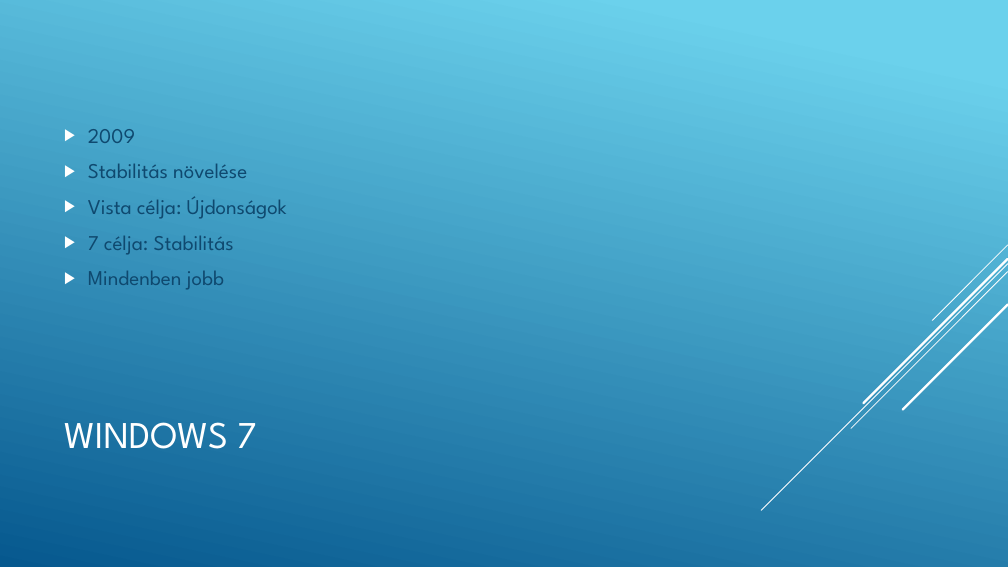
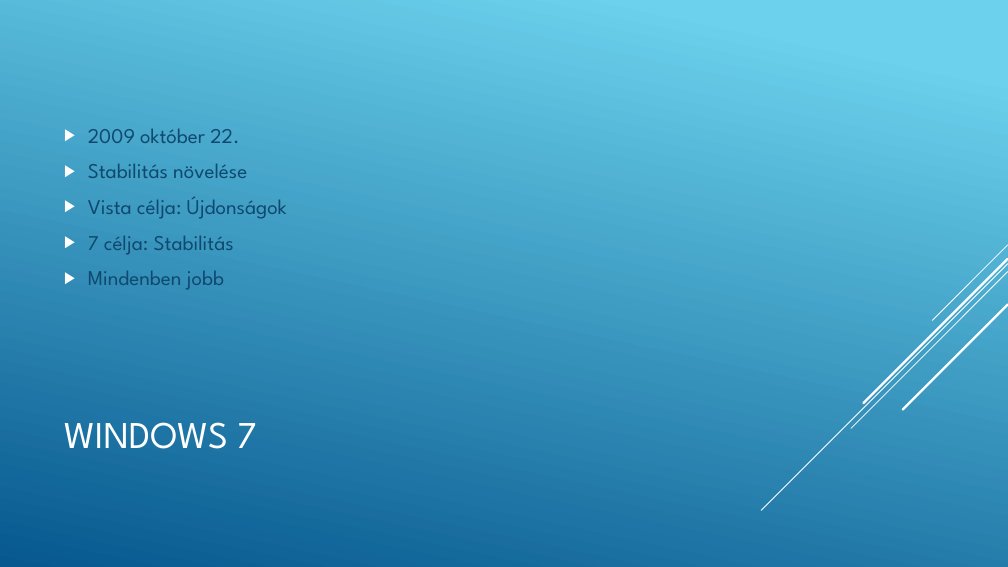
Before and after one commit to Martinanevem/ppt, a slide deck: slide 7 of A Windows történelme.pptx. Drawn at 1008x567 pixels with LibreOffice and Linux fonts; fonts in the diff are those of the drawing. Boxes give left, top, right and bottom in pixels: in the first picture for what was removed or moved away, otherwise in the second. Text is boxed around its words. In the diff, an @@ line names an element or a change of style, - is before the commit and + after.

```diff
--- a/A Windows történelme.pptx
+++ b/A Windows történelme.pptx
@@ text at [88, 128, 239, 143]: text changed @@
-▶ 2009
+▶ 2009 október 22.
```
Also in this commit, not shown: 7 other slides changed.
